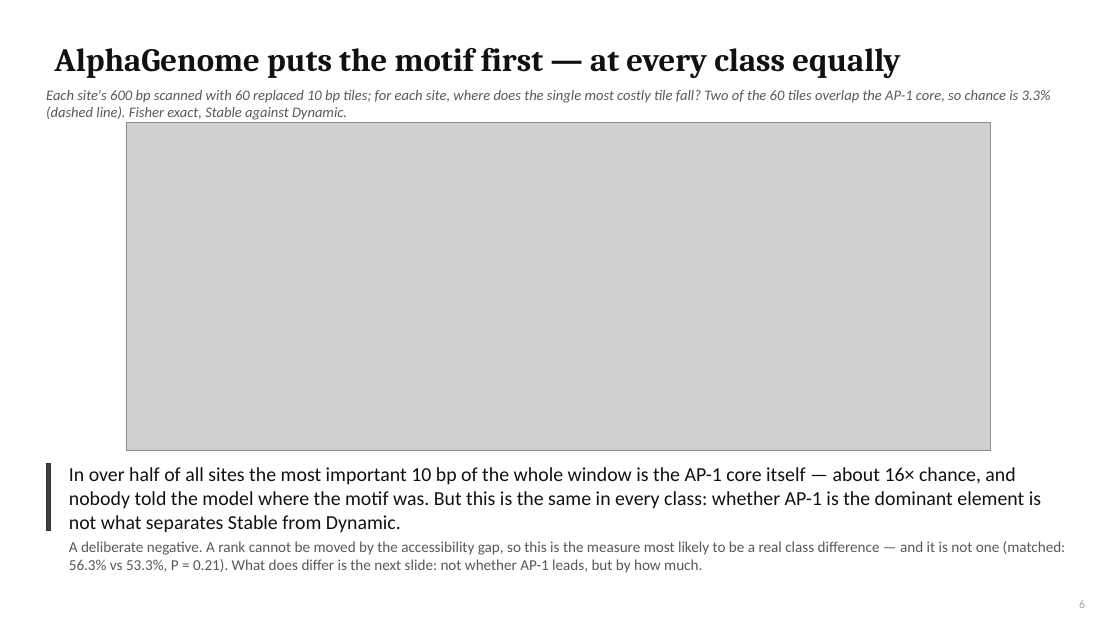
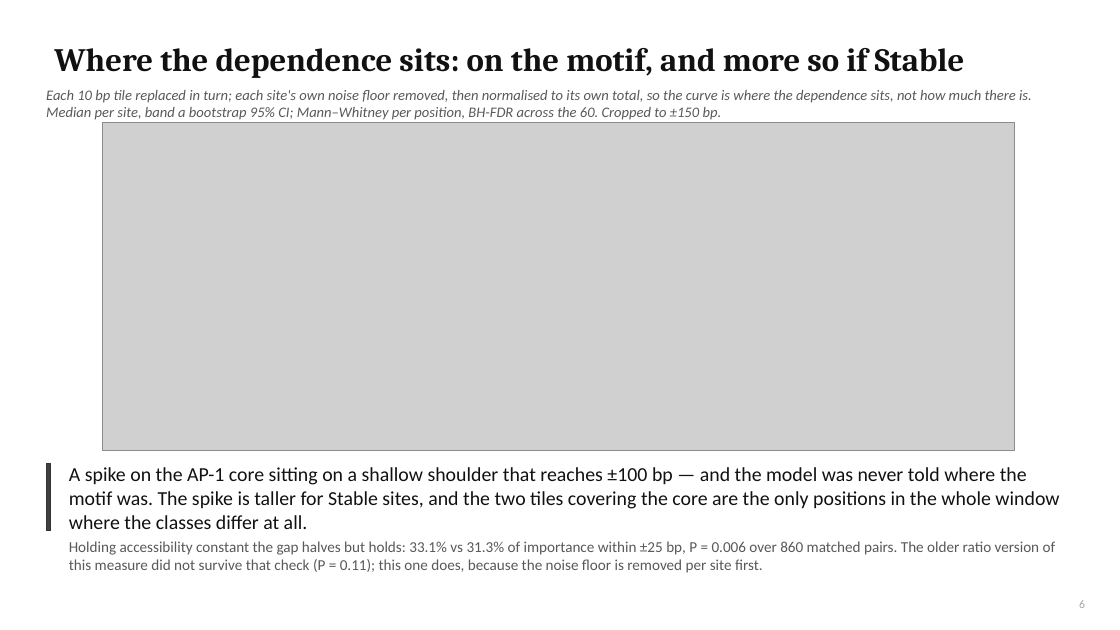
Before and after one commit to cytokine4242/Alpha_Genome_Ap1, a slide deck: slide 6 of Analysis/AP1_fibroblast_lab_meeting.pptx. Drawn at 1120x630 pixels with LibreOffice and Linux fonts; fonts in the diff are those of the drawing; grey boxes stand for pictures. Boxes give left, top, right and bottom in pixels: in the first picture for what was removed or moved away, otherwise in the second. Text is boxed around its words. In the diff, an @@ line names an element or a change of style, - is before the commit and + after.

```diff
--- a/Analysis/AP1_fibroblast_lab_meeting.pptx
+++ b/Analysis/AP1_fibroblast_lab_meeting.pptx
@@ title at [54,48,965,78]: text changed @@
-AlphaGenome puts the motif first — at every class equally
+Where the dependence sits: on the motif, and more so if Stable
@@ text at [46,90,1032,120]: text changed @@
-Each site's 600 bp scanned with 60 replaced 10 bp tiles; for each site, where does the single most costly tile fall? Two of the 60 tiles overlap the AP-1 core, so chance is 3.3% (dashed line). Fisher exact, Stable against Dynamic.
+Each 10 bp tile replaced in turn; each site's own noise floor removed, then normalised to its own total, so the curve is where the dependence sits, not how much there is. Median per site, band a bootstrap 95% CI; Mann–Whitney per position, BH-FDR across the 60. Cropped to ±150 bp.
@@ picture: place and size @@
-picture at [127,123,991,450]
+picture at [103,123,1015,450]
@@ text at [69,467,1059,529]: text changed @@
-In over half of all sites the most important 10 bp of the whole window is the AP-1 core itself — about 16× chance, and nobody told the model where the motif was. But this is the same in every class: whether AP-1 is the dominant element is not what separates Stable from Dynamic.
+A spike on the AP-1 core sitting on a shallow shoulder that reaches ±100 bp — and the model was never told where the motif was. The spike is taller for Stable sites, and the two tiles covering the core are the only positions in the whole window where the classes differ at all.
@@ text at [69,541,1056,573]: text changed @@
-A deliberate negative. A rank cannot be moved by the accessibility gap, so this is the measure most likely to be a real class difference — and it is not one (matched: 56.3% vs 53.3%, P = 0.21). What does differ is the next slide: not whether AP-1 leads, but by how much.
+Holding accessibility constant the gap halves but holds: 33.1% vs 31.3% of importance within ±25 bp, P = 0.006 over 860 matched pairs. The older ratio version of this measure did not survive that check (P = 0.11); this one does, because the noise floor is removed per site first.
```
Also in this commit, not shown: 1 other slide changed, 7 other files.
